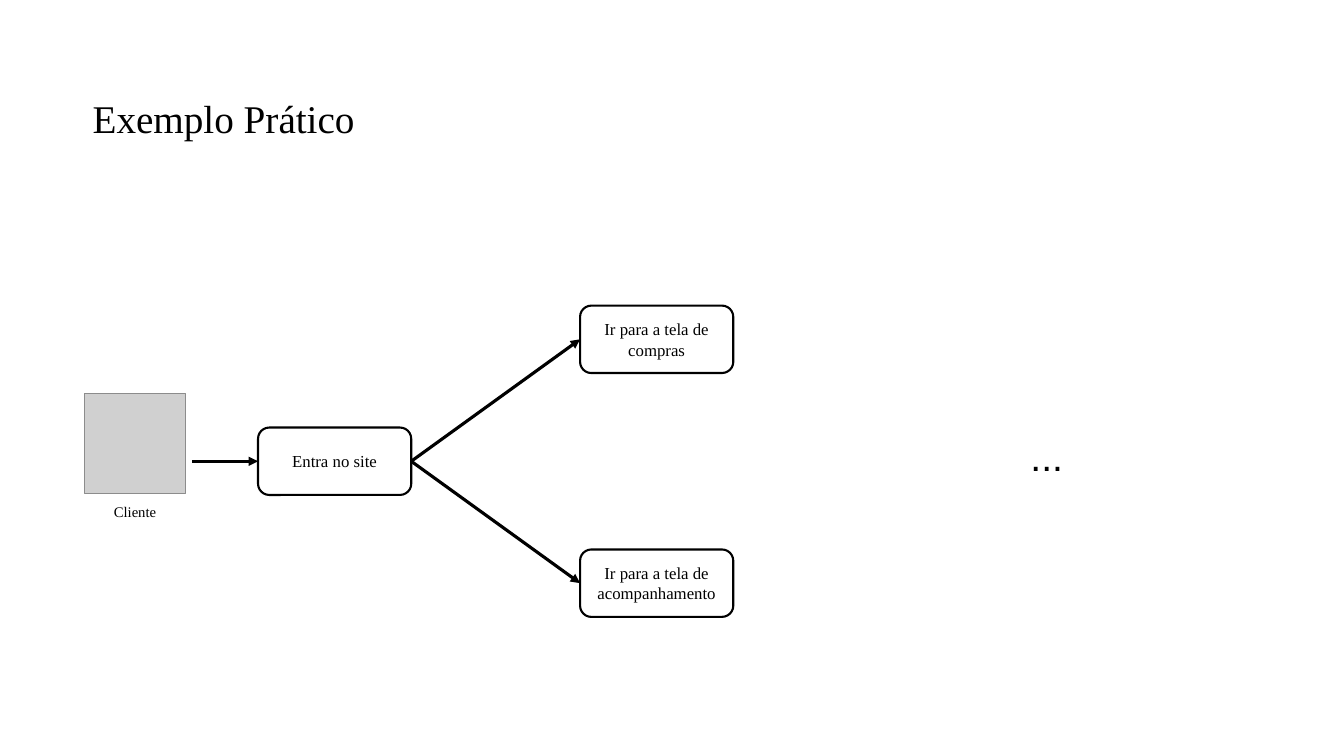
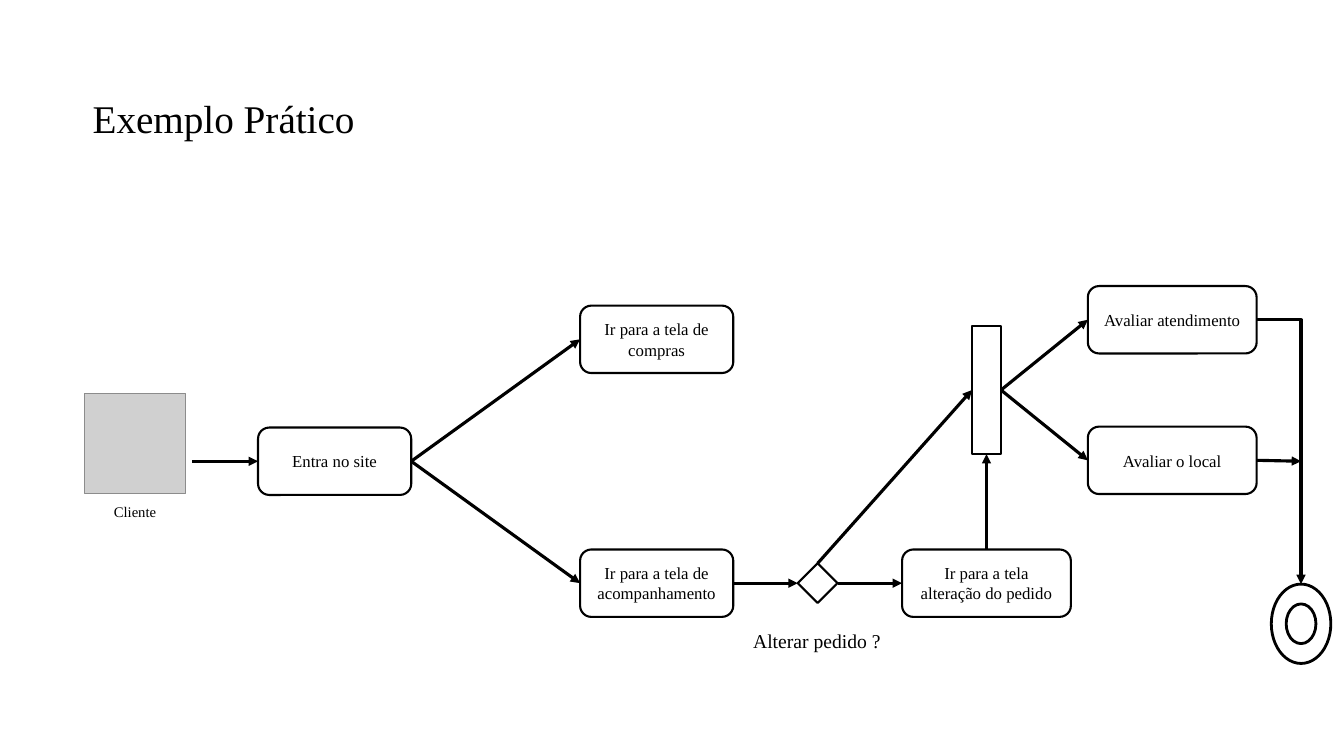
Before and after one commit to PedroMiho/UMC, a slide deck: slide 18 of UML.pptx. Drawn at 1344x756 pixels with LibreOffice and Linux fonts; fonts in the diff are those of the drawing; grey boxes stand for pictures; background and template pictures are left out. Boxes give left, top, right and bottom in pixels: in the first picture for what was removed or moved away, otherwise in the second. Text is boxed around its words. In the diff, an @@ line names an element or a change of style, - is before the commit and + after.

```diff
--- a/UML.pptx
+++ b/UML.pptx
@@ rounded rectangle added at (1088,286,1256,354), outline #000000 1.5 pt, 12 pt, text #000000 @@
+Avaliar atendimento
@@ rectangle added at (972,327,1001,455), outline #000000 1.5 pt @@
@@ arrow added from (1001, 390) to (1088, 320), #000000 2.25 pt @@
@@ elbow arrow added from (1257, 320) to (1302, 584), #000000 2.25 pt @@
@@ arrow added from (818, 564) to (972, 390), #000000 2.25 pt @@
@@ arrow added from (1001, 390) to (1088, 461), #000000 2.25 pt @@
@@ text removed at (908,427,1186,485) @@
-...
@@ rounded rectangle added at (1088,426,1256,494), outline #000000 1.5 pt, 12 pt, text #000000 @@
+Avaliar o local
@@ arrow added from (987, 549) to (987, 455), #000000 2.25 pt @@
@@ arrow added from (1257, 461) to (1302, 462), #000000 2.25 pt @@
@@ diamond added at (799,564,838,603), outline #000000 1.5 pt @@
@@ rounded rectangle added at (902,549,1071,617), outline #000000 1.5 pt, 12 pt, text #000000 @@
+Ir para a tela alteração do pedido
@@ arrow added from (733, 584) to (799, 584), #000000 2.25 pt @@
@@ arrow added from (838, 584) to (902, 584), #000000 2.25 pt @@
@@ ellipse added at (1271,584,1331,663), outline #000000 2 pt @@
@@ ellipse added at (1287,604,1317,643), outline #000000 2 pt @@
@@ text added at (753,634,867,653), 14 pt, text #000000 @@
+Alterar pedido ?
```
Also in this commit, not shown: 3 other slides changed, 2 other files.
